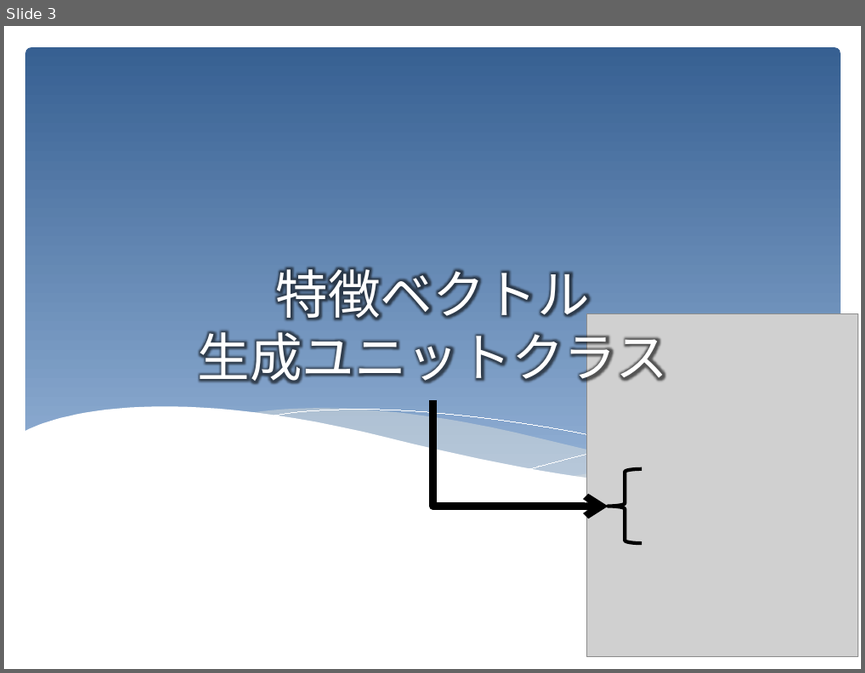
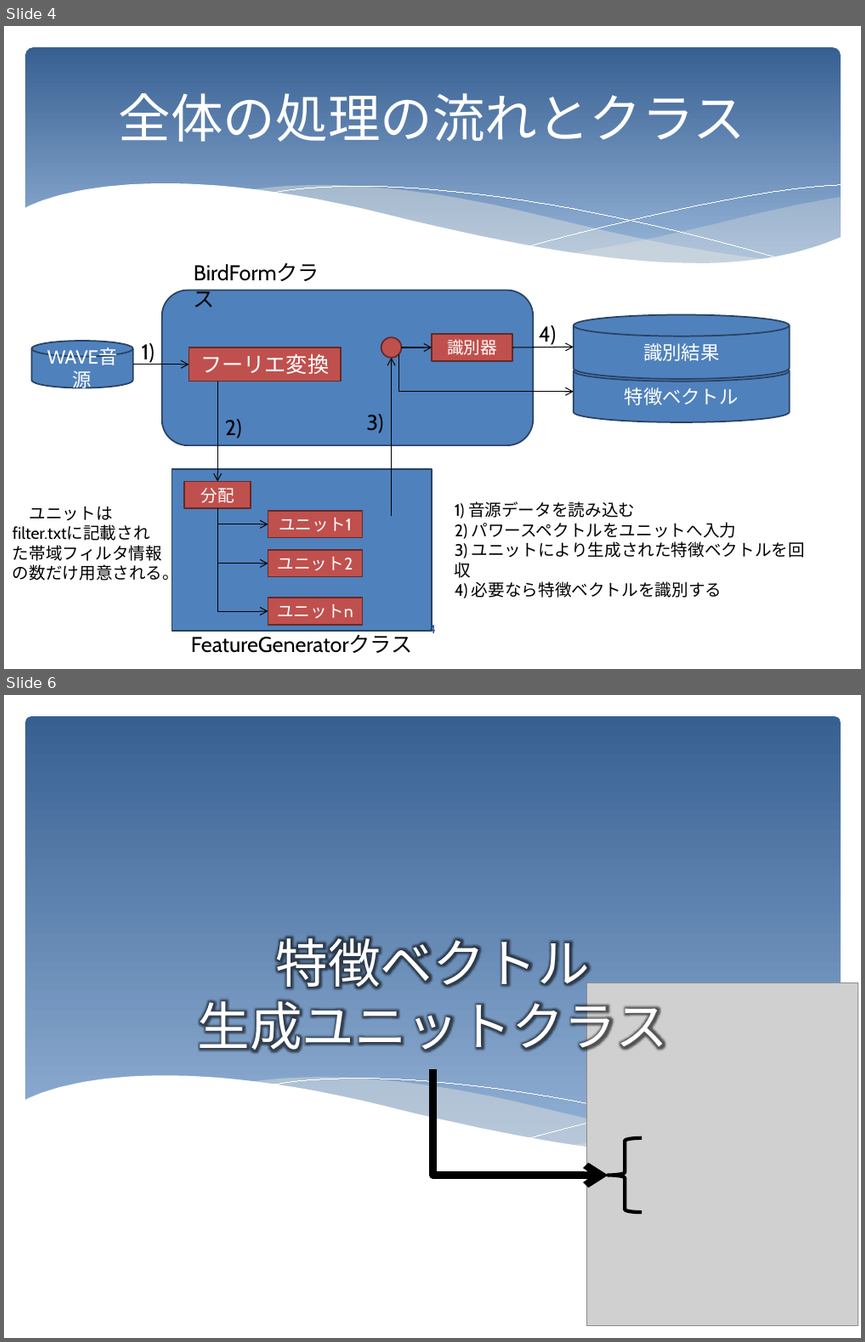
Before and after one commit to KatsuhiroMorishita/birdsong_project, a slide deck: doc/実装している特徴ベクトル生成クラスの仕様.pptx. Shown one above the other, each under a label of ours: slide 3 before the commit, slides 4 and 6 after it; the slides between them are not shown. The pictures are 865x673 and 865x1342 pixels, drawn with LibreOffice and Linux fonts; fonts in the diff are those of the drawing; grey boxes stand for pictures. Boxes give left, top, right and bottom in pixels: in the first picture for what was removed or moved away, otherwise in the second. Text is boxed around its words. In the diff, an @@ line names an element or a change of style, - is before the commit and + after.

```diff
--- a/doc/実装している特徴ベクトル生成クラスの仕様.pptx
+++ b/doc/実装している特徴ベクトル生成クラスの仕様.pptx
@@ slide 4 added at (4, 26, 861, 669), background #FFFFFF @@
@@ rounded rectangle added at (25, 47, 840, 278), fill gradient #376092 to #95B3D7 @@
@@ title added at (119, 93, 746, 142), 44 pt, text #FFFFFF @@
+全体の処理の流れとクラス
@@ group added at (24, 183, 841, 308): 5 freeform shapes @@
@@ text added at (185, 256, 347, 290), 18 pt, text #000000 @@
+BirdFormクラス
@@ rounded rectangle added at (161, 290, 533, 445), fill #4F81BD, outline #294363 1.25 pt @@
@@ text added at (539, 325, 556, 345), 18 pt, text #000000 @@
+4)
@@ cylinder added at (573, 315, 789, 379), fill #4F81BD, outline #294363 1.25 pt, 16 pt, text #FFFFFF @@
+識別結果
@@ cylinder added at (31, 340, 132, 387), fill #4F81BD, outline #294363 1.25 pt, 16 pt, text #FFFFFF @@
+WAVE音源
@@ text added at (142, 343, 154, 364), 18 pt, text #000000 @@
+1)
@@ rectangle added at (189, 347, 341, 380), fill #C0504D, outline #642A28 1.25 pt, 18 pt, text #FFFFFF @@
+フーリエ変換
@@ ellipse added at (381, 337, 402, 357), fill #C0504D, outline #642A28 1.25 pt @@
@@ elbow arrow added from (398, 354) to (573, 391), #000000 0.75 pt @@
@@ arrow added from (402, 347) to (432, 347), #000000 0.75 pt @@
@@ rectangle added at (432, 334, 512, 360), fill #C0504D, outline #642A28 1.25 pt, 14 pt, text #FFFFFF @@
+識別器
@@ arrow added from (513, 347) to (573, 346), #000000 0.75 pt @@
@@ arrow added from (133, 364) to (189, 364), #000000 0.75 pt @@
@@ arrow added from (217, 380) to (217, 481), #000000 0.75 pt @@
@@ arrow added from (392, 516) to (392, 358), #000000 0.75 pt @@
@@ cylinder added at (573, 360, 789, 422), fill #4F81BD, outline #294363 1.25 pt, 16 pt, text #FFFFFF @@
+特徴ベクトル
@@ text added at (225, 419, 242, 438), 18 pt, text #000000 @@
+2)
@@ text added at (366, 414, 383, 433), 18 pt, text #000000 @@
+3)
@@ rectangle added at (172, 469, 432, 631), fill #4F81BD, outline #294363 1.25 pt @@
@@ rectangle added at (184, 481, 250, 507), fill #C0504D, outline #642A28 1.25 pt, 14 pt, text #FFFFFF @@
+分配
@@ text added at (12, 505, 179, 584), 14 pt, text #000000 @@
+ユニットはfilter.txtに記載された帯域フィルタ情報の数だけ用意される。
@@ elbow arrow added from (217, 507) to (268, 611), #000000 0.75 pt @@
@@ elbow arrow added from (217, 507) to (268, 524), #000000 0.75 pt @@
@@ elbow arrow added from (217, 507) to (268, 563), #000000 0.75 pt @@
@@ text added at (454, 501, 805, 597), 14 pt, text #000000 @@
+1) 音源データを読み込む
+2) パワースペクトルをユニットへ入力
+3) ユニットにより生成された特徴ベクトルを回収
+4) 必要なら特徴ベクトルを識別する
@@ rectangle added at (268, 511, 362, 538), fill #C0504D, outline #642A28 1.25 pt, 14 pt, text #FFFFFF @@
+ユニット1
@@ rectangle added at (268, 550, 362, 576), fill #C0504D, outline #642A28 1.25 pt, 14 pt, text #FFFFFF @@
+ユニット2
@@ rectangle added at (268, 597, 362, 624), fill #C0504D, outline #642A28 1.25 pt, 14 pt, text #FFFFFF @@
+ユニットn
@@ text added at (191, 634, 413, 652), 18 pt, text #000000 @@
+FeatureGeneratorクラス
@@ page number added at (429, 623, 436, 633), 10 pt, text #1F497D @@
+4
@@ what was slide 3 is now slide 6 @@
```
Also in this commit, not shown: 4 slides changed, 3 other slides added, 9 other files.
